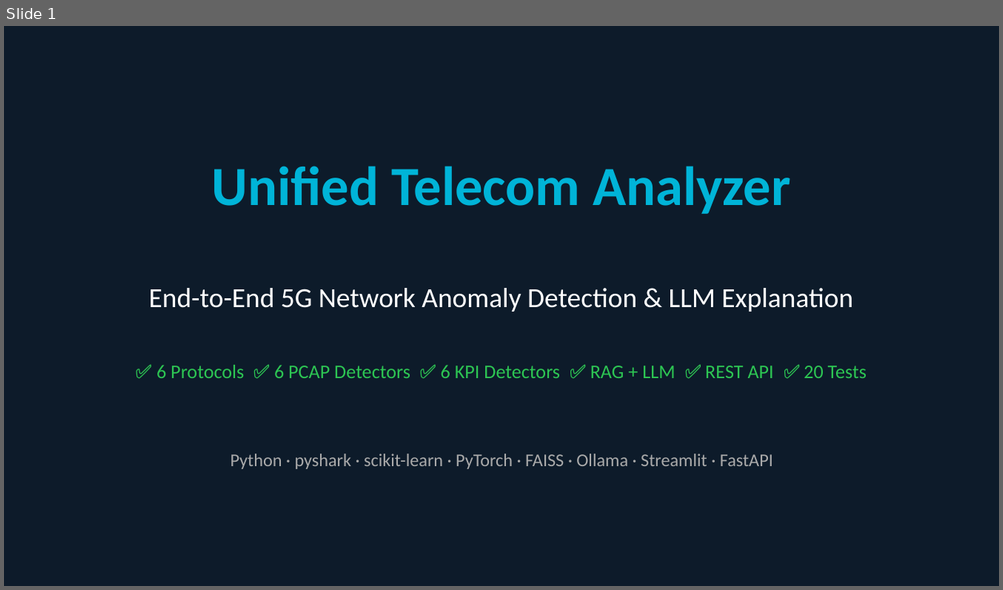
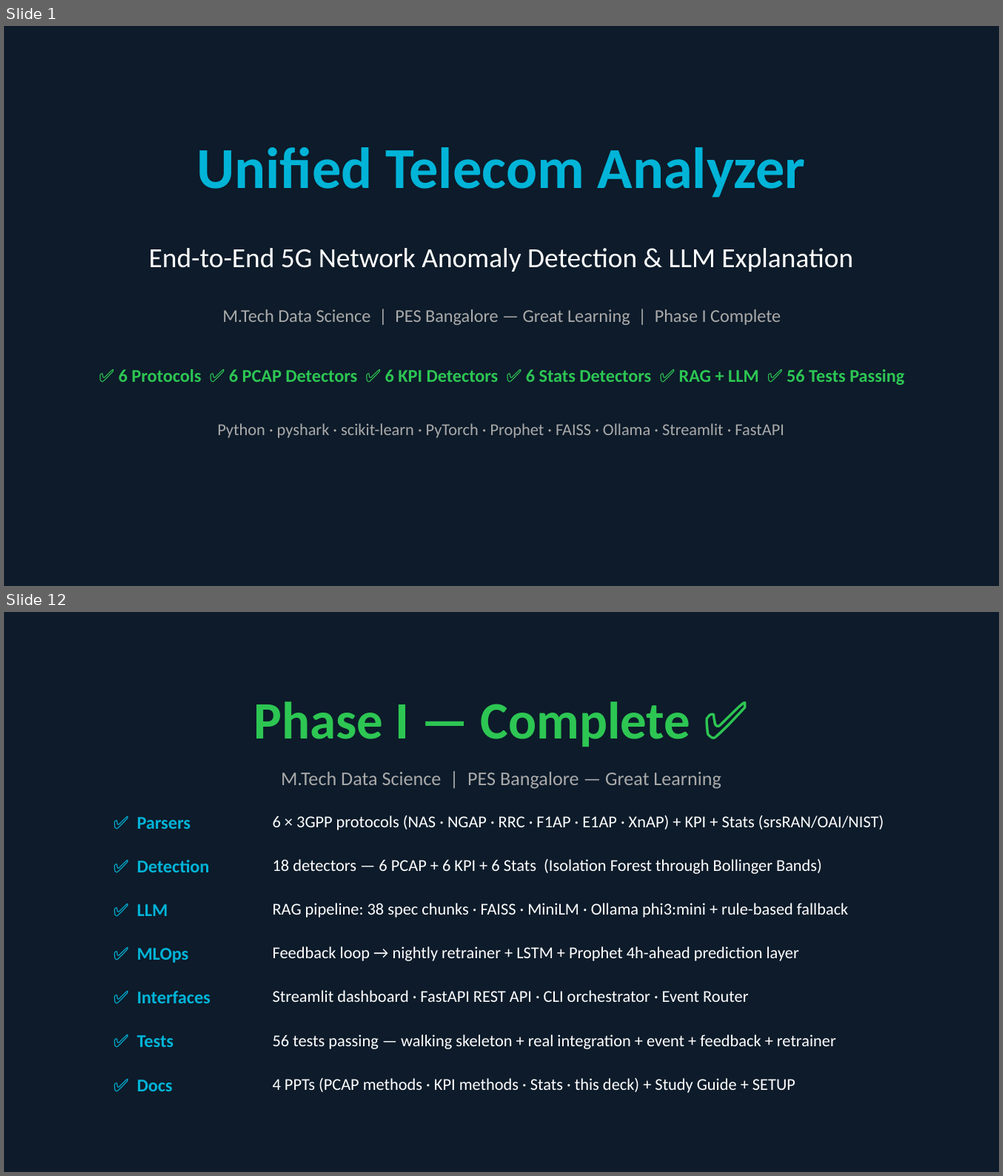
Before and after one commit to vikasrai-tech/telecom-analyzer, a slide deck: docs/Project_Overview_Final.pptx. Shown one above the other, each under a label of ours: slide 1 before the commit, slides 1 and 12 after it; the slides between them are not shown. The pictures are 1003x590 and 1003x1176 pixels, drawn with LibreOffice and Linux fonts; fonts in the diff are those of the drawing. Boxes give left, top, right and bottom in pixels: in the first picture for what was removed or moved away, otherwise in the second. Text is boxed around its words. In the diff, an @@ line names an element or a change of style, - is before the commit and + after.

Commit message:
docs: regenerate final PPT — 12 slides, Phase I complete
Updated: 56 tests (was 20), Stats detection slide, MLOps/Feedback slide,
Demo Flow slide, updated Q&A, summary reflects all 18 detectors.

```diff
--- a/docs/Project_Overview_Final.pptx
+++ b/docs/Project_Overview_Final.pptx
@@ slide 12 added at (4,612,999,1172), background #0D1B2A @@
@@ text added at (254,702,691,747), 38 pt, text #2DC653, bold @@
+Phase I — Complete ✅
@@ text added at (281,772,720,789), 14 pt, text #AAAAAA @@
+M.Tech Data Science | PES Bangalore — Great Learning
@@ text added at (137,817,190,829), 13 pt, text #00B4D8, bold @@
+✅ Parsers
@@ text added at (273,816,884,830), 12 pt, text #FFFFFF @@
+6 × 3GPP protocols (NAS · NGAP · RRC · F1AP · E1AP · XnAP) + KPI + Stats (srsRAN/OAI/NIST)
@@ text added at (137,860,210,872), 13 pt, text #00B4D8, bold @@
+✅ Detection
@@ text added at (273,859,822,874), 12 pt, text #FFFFFF @@
+18 detectors — 6 PCAP + 6 KPI + 6 Stats (Isolation Forest through Bollinger Bands)
@@ text added at (137,904,168,916), 13 pt, text #00B4D8, bold @@
+✅ LLM
@@ text added at (273,903,848,918), 12 pt, text #FFFFFF @@
+RAG pipeline: 38 spec chunks · FAISS · MiniLM · Ollama phi3:mini + rule-based fallback
@@ text added at (137,948,189,963), 13 pt, text #00B4D8, bold @@
+✅ MLOps
@@ text added at (273,946,799,961), 12 pt, text #FFFFFF @@
+Feedback loop → nightly retrainer + LSTM + Prophet 4h-ahead prediction layer
@@ text added at (137,991,210,1003), 13 pt, text #00B4D8, bold @@
+✅ Interfaces
@@ text added at (273,990,748,1002), 12 pt, text #FFFFFF @@
+Streamlit dashboard · FastAPI REST API · CLI orchestrator · Event Router
@@ text added at (137,1035,174,1047), 13 pt, text #00B4D8, bold @@
+✅ Tests
@@ text added at (273,1035,836,1049), 12 pt, text #FFFFFF @@
+56 tests passing — walking skeleton + real integration + event + feedback + retrainer
@@ text added at (137,1080,173,1092), 13 pt, text #00B4D8, bold @@
+✅ Docs
@@ text added at (273,1078,795,1093), 12 pt, text #FFFFFF @@
+4 PPTs (PCAP methods · KPI methods · Stats · this deck) + Study Guide + SETUP
@@ slide 1 changed as well @@
@@ text "Unified Telecom Analyzer": place and size @@
-text "Unified Telecom Analyzer" at (212,166,791,214)
+text "Unified Telecom Analyzer" at (197,147,805,198)
@@ text "Unified Telecom Analyzer" at (197,147,805,198): size 40 to 42 pt @@
@@ text "End-to-End 5G Network Anomaly Detection ...": place and size @@
-text "End-to-End 5G Network Anomaly Detection ..." at (149,288,853,312)
+text "End-to-End 5G Network Anomaly Detection ..." at (149,248,853,272)
@@ text added at (222,309,780,325), 13 pt, text #AAAAAA @@
+M.Tech Data Science | PES Bangalore — Great Learning | Phase I Complete
@@ text at (119,369,904,385): text changed; size 14 to 13 pt; bold on @@
-✅ 6 Protocols ✅ 6 PCAP Detectors ✅ 6 KPI Detectors ✅ RAG + LLM ✅ REST API ✅ 20 Tests
+✅ 6 Protocols ✅ 6 PCAP Detectors ✅ 6 KPI Detectors ✅ 6 Stats Detectors ✅ RAG + LLM ✅ 56 Tests Passing
@@ text at (217,423,784,438): text changed; size 13 to 12 pt @@
-Python · pyshark · scikit-learn · PyTorch · FAISS · Ollama · Streamlit · FastAPI
+Python · pyshark · scikit-learn · PyTorch · Prophet · FAISS · Ollama · Streamlit · FastAPI
```
Also in this commit, not shown: 7 other slides changed, 3 other slides added, 2 slides removed, 1 other file.
